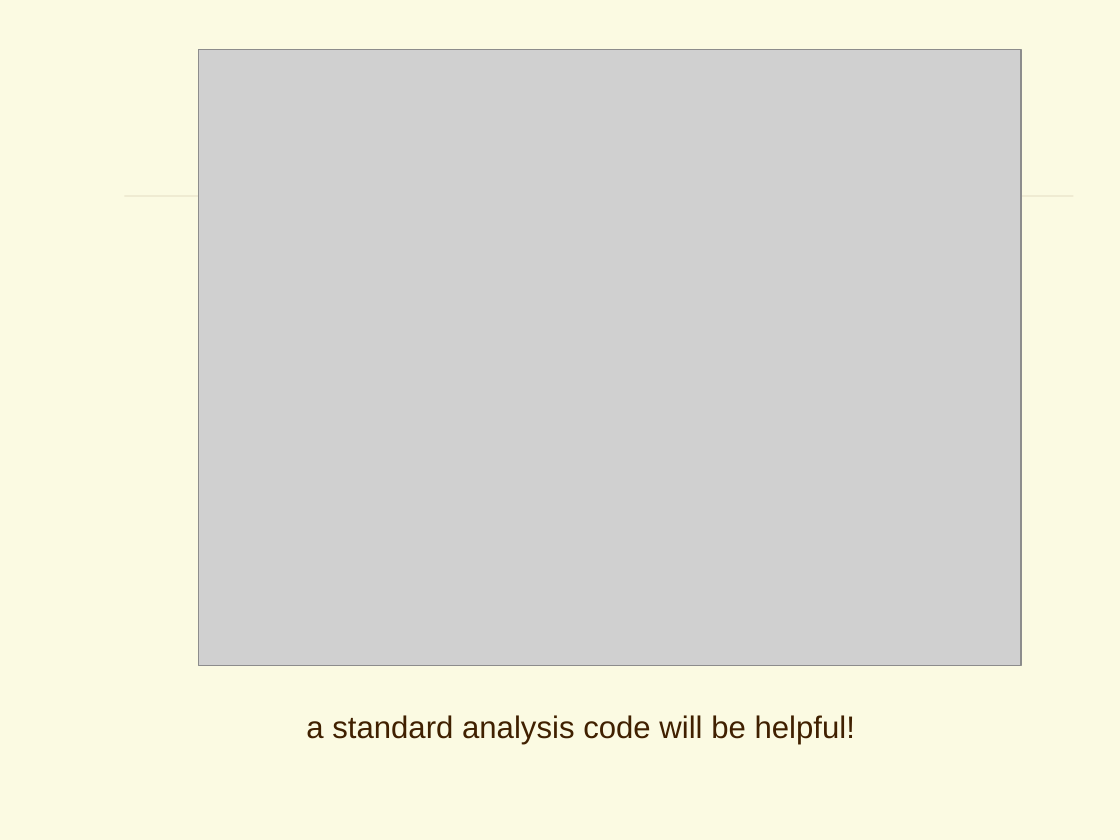
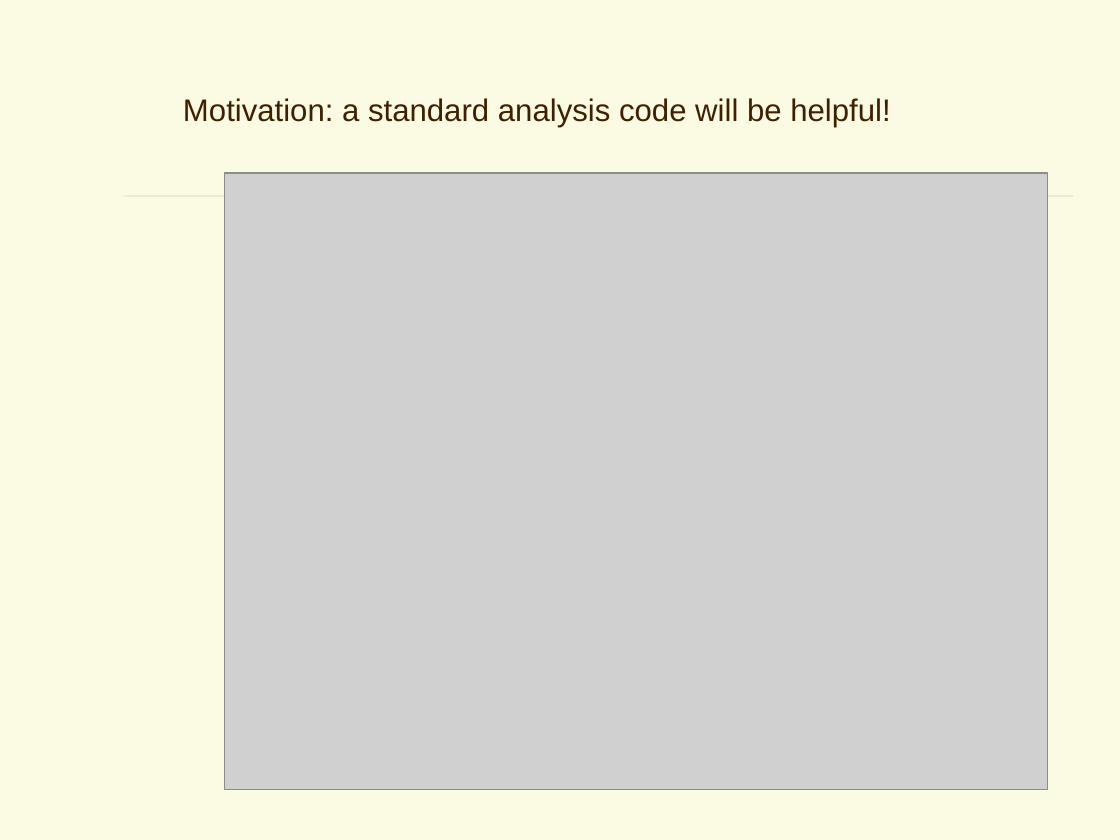
Before and after one commit to YancyW/BASDA, a slide deck: slide 2 of doc/BASDA_Introduction.pptx. Drawn at 1120x840 pixels with LibreOffice and Linux fonts; fonts in the diff are those of the drawing; grey boxes stand for pictures; background and template pictures are left out. Boxes give left, top, right and bottom in pixels: in the first picture for what was removed or moved away, otherwise in the second. Text is boxed around its words. In the diff, an @@ line names an element or a change of style, - is before the commit and + after.

```diff
--- a/doc/BASDA_Introduction.pptx
+++ b/doc/BASDA_Introduction.pptx
@@ text at box(183, 98, 890, 127): text changed @@
-a standard analysis code will be helpful!
+Motivation: a standard analysis code will be helpful!
@@ picture: place and size @@
-picture at box(198, 49, 1021, 665)
+picture at box(225, 174, 1048, 790)
```
Also in this commit, not shown: 8 other slides changed, 10 slides added, 3 other files.
